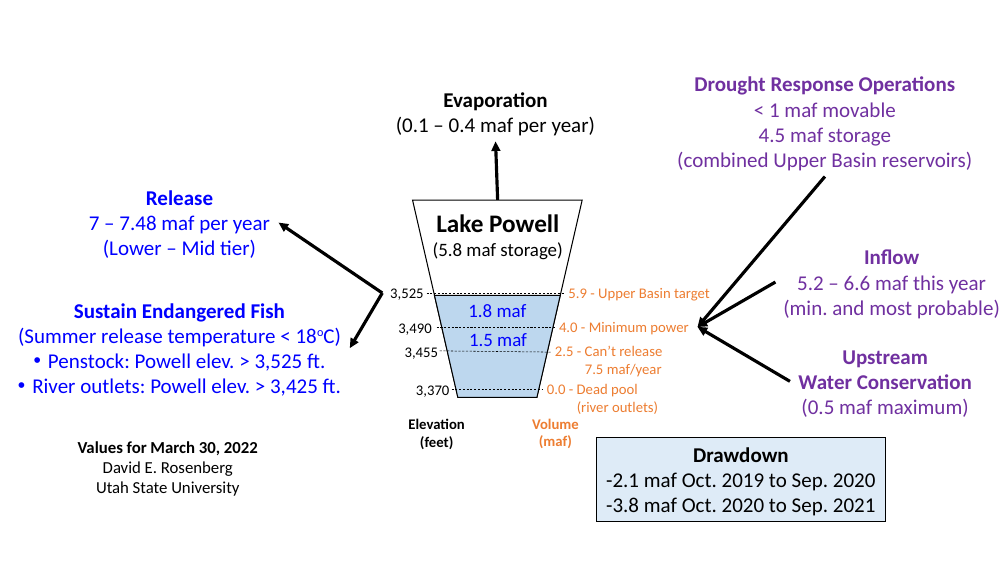
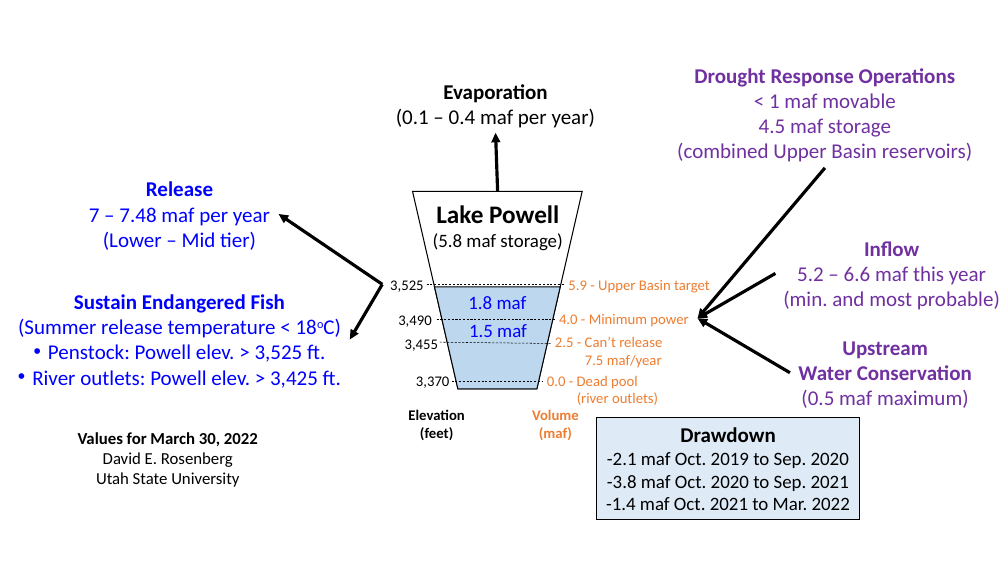
Before and after one commit to dzeke/ColoradoRiverCoding, a slide deck: slide 2 of ProtectPowellInBrief/ProtectLakePowellInBrief-DataAssembly.pptx. Drawn at 1008x567 pixels with LibreOffice and Linux fonts; fonts in the diff are those of the drawing. Boxes give left, top, right and bottom in pixels: in the first picture for what was removed or moved away, otherwise in the second. Text is boxed around its words. In the diff, an @@ line names an element or a change of style, - is before the commit and + after.

Commit message:
Add current year drawdown to figure

```diff
--- a/ProtectPowellInBrief/ProtectLakePowellInBrief-DataAssembly.pptx
+++ b/ProtectPowellInBrief/ProtectLakePowellInBrief-DataAssembly.pptx
@@ 20 texts, 6 arrows, 4 lines, 2 trapezoids: place and size @@
-20 texts, 6 arrows, 4 lines, 2 trapezoids at (18, 76, 1000, 496)
+20 texts, 6 arrows, 4 lines, 2 trapezoids at (18, 68, 1000, 487)
@@ rectangle "Drawdown": place and size @@
-rectangle "Drawdown" at (597, 438, 885, 522)
+rectangle "Drawdown" at (597, 417, 860, 520)
@@ text in rectangle at (607, 452, 849, 491): size 20 to 18 pt in "-2.1 maf Oct. 2019 to Sep. 2020", "-3.8 maf Oct. 2020 to Sep. 2021" @@
@@ text in rectangle at (606, 497, 850, 510): paragraph added @@
+-1.4 maf Oct. 2021 to Mar. 2022
```
Also in this commit, not shown: 1 other slide changed, 3 other files.
